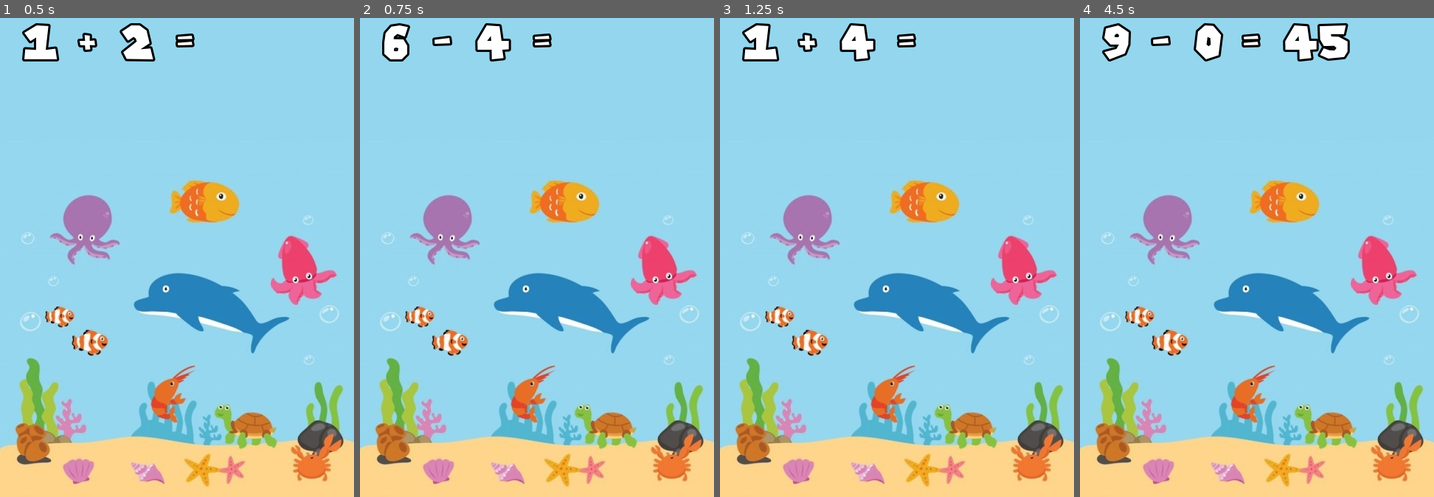
Above: before the commit, frames 1-4 (left to right).
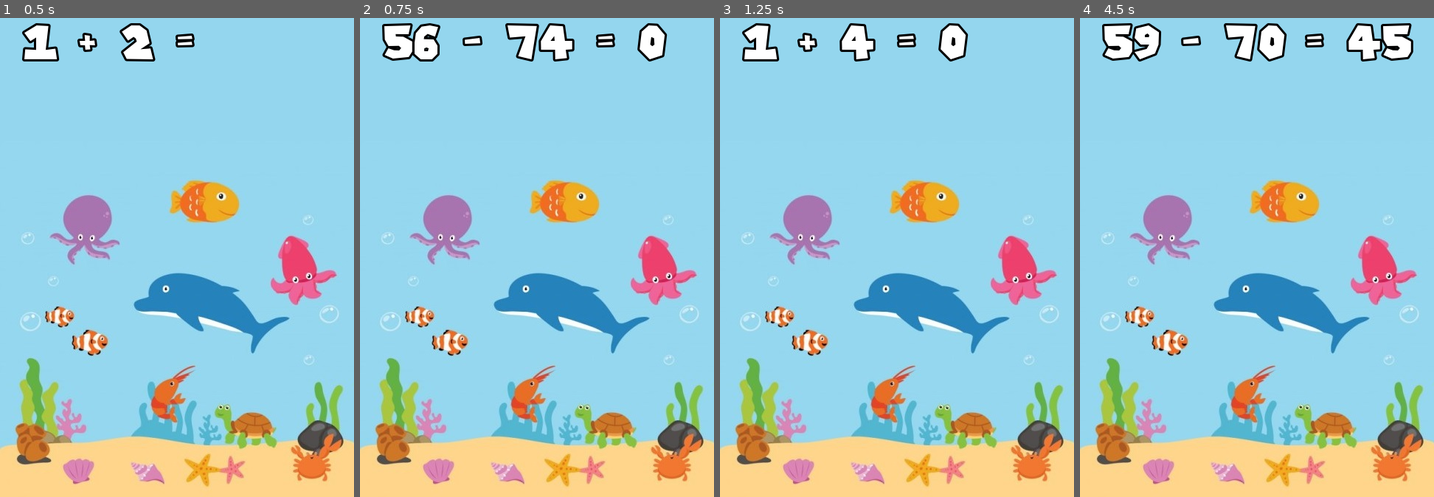
Above: after the commit, the same moments.

Repository: leandroruisjbv/aquarithmetics
Game: Godot game, scene res://cenas/Jogador.tscn
Two runs of this game, one before a commit and one after it. Both use one fixed random seed, a clock stepped at 60 frames per second and the inputs below.
Inputs:
- Up to frame 1 (0.5 s): no input
- Up to frame 2 (0.75 s): tap Enter (ui_accept) at 0.5 s; hold 0 from 0.53 s (still down)
- Up to frame 3 (1.25 s): keep holding 0; tap Enter (ui_accept) at 0.77, 1.07 s; tap 1 at 0.8 s
- Up to frame 4 (4.5 s): release 0 at 1.28 s; tap 1 at 1.35 s; tap Enter (ui_accept) at 1.52, 1.82, 3.02, 3.32, 3.77, 4.07 s; tap 2 at 1.55 s; hold 2 2.03-2.78 s; tap 3 at 2.3, 2.85 s; tap 4 at 3.05 s; hold 4 3.53-4.28 s; tap 5 at 3.8, 4.35 s

Frame 1 is identical in both runs. In frame 2, 3.3% of the frame differs, in the area x 6-87%, y 1-10%; in frame 3, 0.5%; in frame 4, 4.9%, in the area x 6-95%, y 1-10%.

Commit message:
Update Jogador.gd
Corrigido o problema com o zero.
Supondo a equação 9 - 9 = 0
Queremos que a resposta seja zero, o que anteriormente não seria possível.
Problema sanado, e a proteção de zeros cumulativos (à esquerda) continua funcionando.

Diff:
--- a/scripts/Jogador.gd
+++ b/scripts/Jogador.gd
@@ -2,15 +2,16 @@
 
 var delay := 0.0
 var screen_size  # Size of the game window.
-var text # Texto do Mostrador (display)
+var text # Texto do Mostrador (display).
 var rng = RandomNumberGenerator.new()
-var diff = 3 # Dificuldade (de 1 à 3)
-var resposta = "" # É a resposta que o usuário envia
-var ponto = 0 # Separador de decimais
-var question = "" # Pergunta
-var a = 0
-var b = 0
-var op = ''
+var diff = 3 # Dificuldade (de 1 à 3).
+var resposta = "" # É a resposta que o usuário envia, podendo estar errada.
+var resultado = 0 # É o resultado correto.
+var ponto = 0 # Separador de decimais.
+var question = "" # Pergunta a ser mostrada no visor.
+var a = 0 # Lado esquerdo do operador.
+var b = 0 # Lado direito do operador.
+var op = '' # Operador da equação.
 
 # _ready e _process(delta), nessa ordem, são funções "core" do jogo
 func _ready():
@@ -26,7 +27,7 @@
 				atualiza_display('-')
 
 		elif Input.is_key_pressed(KEY_KP_0) or Input.is_key_pressed(KEY_0) :
-			if resposta != '':
+			if resposta != '0':
 				atualiza_display('0')  # Para não mostrar um 0 à esquerde de outro 0
 
 		elif Input.is_key_pressed(KEY_1) or Input.is_key_pressed(KEY_KP_1):
@@ -79,18 +80,50 @@
 		resposta += "" if text_str == question else text_str
 		$Label.text = question + resposta
 
-	print (resposta)
+	#print (resposta)
 
 func gera_questao():
 	op = gera_operador()
-	if op == "÷" : print("divisaum")
-	if op == "+" : print("adição")
-	if op == "-" : print("subtração")
-	if op == "x" : print("multiplicação")
+	if op == "÷" :
+		print("divisaum")
+		rng.randomize()
+		resultado = rng.randi_range(1, 9)
+		b = rng.randi_range(1, 9)
+		a = resultado * b
 
-	rng.randomize()
-	a = rng.randi_range(0, 9)
-	b = rng.randi_range(0, 9)
+	if op == "+" :
+		print("adição")
+		rng.randomize()
+		a = rng.randi_range(0, 9)
+		b = rng.randi_range(0, 9)
+
+	if op == "-" :
+		print("subtração")
+		if diff == 1 : # Fácil (Não pode dar resultado negativo)
+			rng.randomize()
+			resultado = rng.randi_range(0, 9)
+			b = rng.randi_range(1, 9)
+			a = resultado + b
+
+		elif diff == 2 : # Médio (maior alcance e possibilidade de resultado negativo)
+			rng.randomize()
+			a = rng.randi_range(1, 99)
+			b = rng.randi_range(0, 9)
+			resultado = a - b
+
+		else : # Hard (alcance ainda maior)
+			rng.randomize()
+			a = rng.randi_range(0, 99)
+			b = rng.randi_range(0, 99)
+			resultado = a - b
+
+	if op == "x" :
+		print("multiplicação")
+		rng.randomize()
+		a = rng.randi_range(0, 9)
+		b = rng.randi_range(0, 9)
+
+
 
 	var format_string = "%s %s %s = "
 	question = format_string % [a, op, b]
@@ -118,7 +151,7 @@
 		var c = rng.randi_range(0, 4)
 		if c < 3: operador = '+'
 		else : operador = '-'
-	print (operador)
+	#print (operador)
 	return operador
 
 func insere_ponto():
@@ -131,6 +164,9 @@
 
 
 func testa_resultado():
+	var format_string = "%s"
+	print(question + format_string % [resposta])
+	print("resultado deu " + format_string % [resultado])
 	resposta = ""
 	gera_questao()
 	ponto = 0
